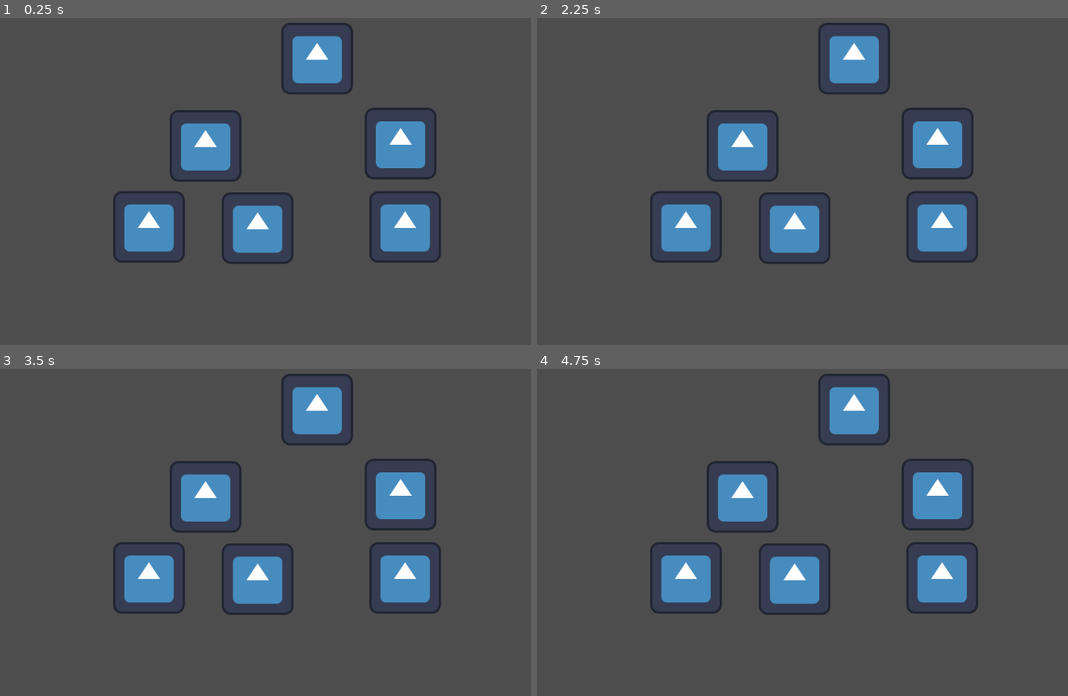
Above: before the commit, frames 1-4 (two rows, left to right).
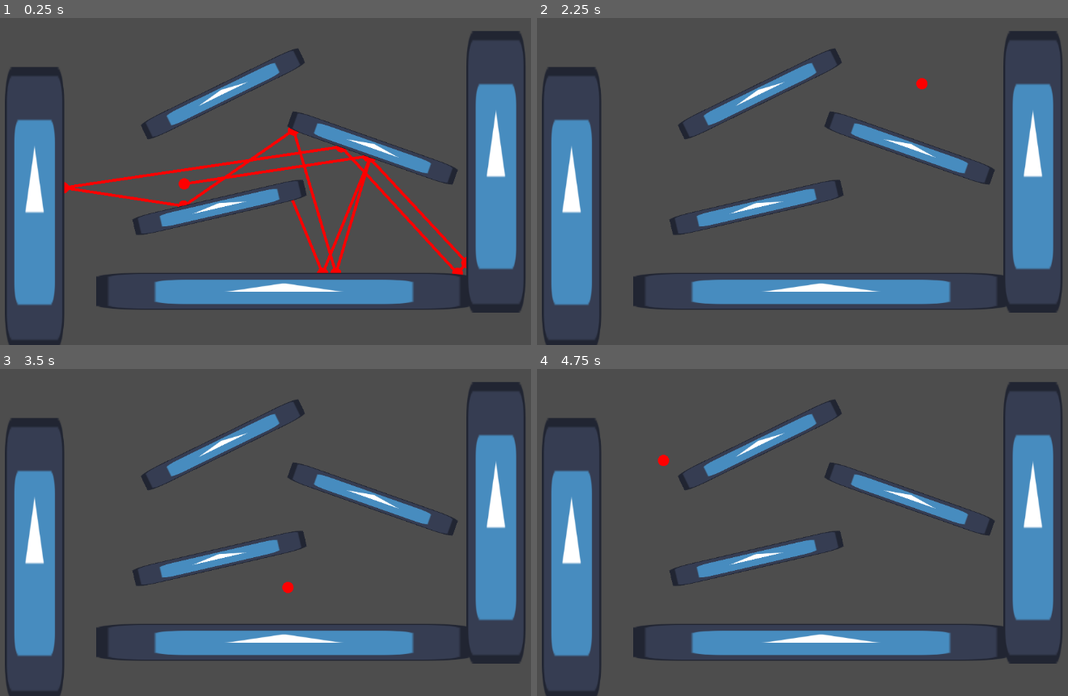
Above: after the commit, the same moments.

Repository: krasi070/Math-For-Game-Devs-Assignments
Game: Godot game, scene res://02_bouncy_laser/bouncy_laser.tscn
Same seed, same stepped clock (60 frames per second), same inputs: the game is played once before the commit and once after it. Before the commit the project starts from res://03b_world_to_local/world_to_local.tscn. The engine's default icon, where the game draws it, is replaced by a stand-in: a white triangle on a blue panel in a dark square.
Inputs (mouse positions are in pixels of both pictures, inside the frame that each line leads up to):
- Up to frame 1 (0.25 s): no input
- Up to frame 2 (2.25 s): tap Enter at 0.5, 2 s; move the mouse to (998, 145) at 0.52 s; press the mouse at (998, 145) at 0.53 s; tap Space at 1.25 s; move the mouse to (728, 181) at 1.27 s; release the mouse at (728, 181) at 1.28 s; click (728, 181) at 1.35 s; move the mouse to (924, 83) at 2.02 s; press the mouse at (924, 83) at 2.03 s
- Up to frame 3 (3.5 s): tap Space at 2.75 s; move the mouse to (286, 588) at 2.77 s; release the mouse at (286, 588) at 2.78 s; click (286, 588) at 2.85 s
- Up to frame 4 (4.75 s): tap Enter at 3.5 s; move the mouse to (1052, 568) at 3.52 s; press the mouse at (1052, 568) at 3.53 s; tap Space at 4.25 s; move the mouse to (664, 460) at 4.27 s; release the mouse at (664, 460) at 4.28 s; click (664, 460) at 4.35 s

The runs differ from the first frame. In frame 1, 31% of the frame differs, in the area x 0-99%, y 1-100%; in frame 2, 29%; in frame 3, 29%; in frame 4, 29%.

Commit message:
Fix wrong assignment 3 implementation

Diff:
--- a/01_radial_trigger/radial_trigger.gd
+++ b/01_radial_trigger/radial_trigger.gd
@@ -42,8 +42,10 @@
 
 func _update_character_color() -> void:
 	var diff_vector: Vector2 = radial_center.position - character.position
-	var distance: float = sqrt(diff_vector.x * diff_vector.x + diff_vector.y * diff_vector.y)
-	if distance <= radial_radius:
+	# This is the same as using the distance_squared_to function.
+	var sq_distance: float = diff_vector.x * diff_vector.x + diff_vector.y * diff_vector.y
+	# Faster to compare squared values than calculating the square root.
+	if sq_distance <= radial_radius * radial_radius:
 		character.self_modulate = inside_radial_color
 	else:
 		character.self_modulate = outside_radial_color
--- a/01_radial_trigger/radial_trigger.tscn
+++ b/01_radial_trigger/radial_trigger.tscn
@@ -14,6 +14,6 @@
 
 [node name="Character" type="Sprite2D" parent="."]
 self_modulate = Color(0, 1, 0, 1)
-position = Vector2(1420.97, -224.969)
+position = Vector2(-442.46, 789.508)
 scale = Vector2(0.5, 0.5)
 texture = ExtResource("1_0anxe")
--- a/02_bouncy_laser/bouncy_laser.tscn
+++ b/02_bouncy_laser/bouncy_laser.tscn
@@ -10,8 +10,8 @@
 [node name="BouncyLaser" type="Node2D"]
 script = ExtResource("1_w66jp")
 start = Vector2(333, 360)
-target = Vector2(644.894, 261.104)
-bounce_limit = 2
+target = Vector2(2004.47, -346.179)
+bounce_limit = 10
 
 [node name="Floor" type="Sprite2D" parent="."]
 position = Vector2(511, 552)
@@ -94,7 +94,7 @@
 follow_mouse_click = true
 
 [node name="LaserTarget" type="Node2D" parent="."]
-position = Vector2(644.894, 261.104)
+position = Vector2(2004.47, -346.179)
 rotation = 0.0148642
 script = ExtResource("3_sbypy")
 follow_mouse = true
--- a/03a_local_to_world/local_to_world.gd
+++ b/03a_local_to_world/local_to_world.gd
@@ -19,4 +19,6 @@
 func _to_world_position(node: Node2D) -> Vector2:
 	if not node.get_parent() is Node2D:
 		return node.position
-	return node.position + _to_world_position(node.get_parent())
+	var parent_transform: Transform2D = node.get_parent().global_transform
+	var parent_world_pos: Vector2 = _to_world_position(node.get_parent())
+	return parent_world_pos + node.position.x * parent_transform.x + node.position.y * parent_transform.y
--- a/03a_local_to_world/local_to_world.tscn
+++ b/03a_local_to_world/local_to_world.tscn
@@ -24,8 +24,13 @@
 
 [node name="Parent2" type="Sprite2D" parent="Grandparent"]
 position = Vector2(149, 152)
+rotation = -0.649262
 texture = ExtResource("2_atvdd")
 
 [node name="Child3" type="Sprite2D" parent="Grandparent/Parent2"]
 position = Vector2(8, 149)
 texture = ExtResource("2_atvdd")
+
+[node name="Child4" type="Sprite2D" parent="Grandparent/Parent2/Child3"]
+position = Vector2(0, 200)
+texture = ExtResource("2_atvdd")
--- a/03b_world_to_local/world_to_local.gd
+++ b/03b_world_to_local/world_to_local.gd
@@ -19,4 +19,5 @@
 
 
 func _to_local_position(node: Node2D, locale: Node2D) -> Vector2:
-	return node.global_position - locale.global_position
+	var diff: Vector2 = node.global_position - locale.global_position
+	return Vector2(diff.dot(locale.global_transform.x), diff.dot(locale.global_transform.y))
--- a/03b_world_to_local/world_to_local.tscn
+++ b/03b_world_to_local/world_to_local.tscn
@@ -24,6 +24,7 @@
 
 [node name="Parent2" type="Sprite2D" parent="Grandparent"]
 position = Vector2(149, 152)
+rotation = -0.722947
 texture = ExtResource("2_4bj3u")
 
 [node name="Child3" type="Sprite2D" parent="Grandparent/Parent2"]
--- a/project.godot
+++ b/project.godot
@@ -11,7 +11,8 @@
 [application]
 
 config/name="MathForGameDevAssignments"
-run/main_scene="res://03b_world_to_local/world_to_local.tscn"
+config/tags=PackedStringArray("2023", "2d", "exercise")
+run/main_scene="res://02_bouncy_laser/bouncy_laser.tscn"
 config/features=PackedStringArray("4.1", "GL Compatibility")
 config/icon="res://icon.svg"
 
